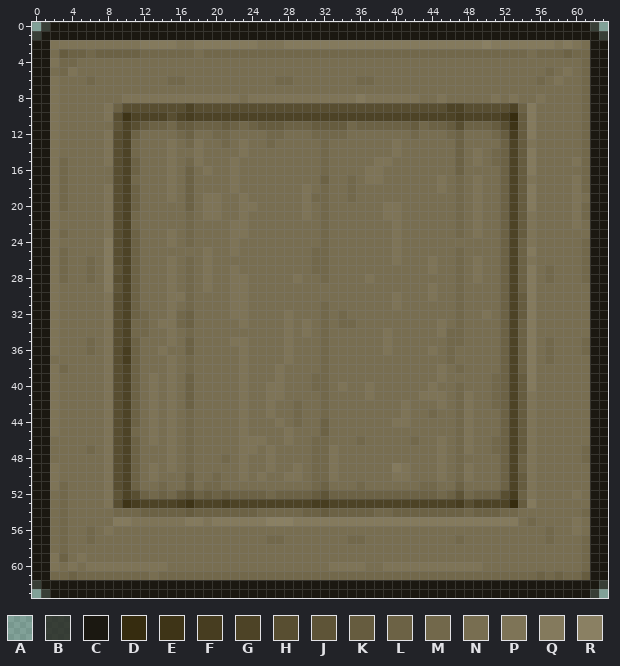
Two versions of one pixel-art sprite, unityproject/Assets/Sprites/Crates/Standard.png. Above: the version before the commit.
The file is 64x64 pixels. Colours within 5 levels of each other are drawn and written as one.
Palette (. is transparent): A #1b18112c  B #1b1811c3  C #1b1811  D #362c0f  E #3e3417  F #473d20  G #4d4326  H #584e31  J #5e5437  K #665c3f  L #6c6245  M #72684b  N #786e51  P #7e7457  Q #847a5d  R #8a8063
Pixels before, first column x 0:
 0 ABCCCCCCCCCCCCCCCCCCCCCCCCCCCCCCCCCCCCCCCCCCCCCCCCCCCCCCCCCCCCBA
 1 BCCCCCCCCCCCCCCCCCCCCCCCCCCCCCCCCCCCCCCCCCCCCCCCCCCCCCCCCCCCCCCB
 2 CCPPPPPPPPPPQQQQPPQQQQQQQPPPQQQQQQQQQQQQQQQQQQQQQQRQQQQQQQPQPNCC
 3 CCNKLLMLLLLLMMMMMMNMMMMMMMMMMMMMMMMMMMMMMMMMMMMMMMMMMMMNMMMLMMCC
 4 CCPMMNNNNNNNNNNNNNNNNNNNNNNNNNNNNNNNNNNNNNNNNNNNNNNNNNNNNNNNNMCC
 5 CCNMPNNNNNNNNNNNNNNNNNNNNNNNNNNNNNNNNNNNNNNNNNNNNNNNNNNNNMNPNMCC
 6 CCPNNNMNNNNNNNNMMNNNNNNNNNNMMNNNNNNNMMNNNNNNNNNNNNNNNNNNMNPNNMCC
 7 CCPNNNNNNNNNNNNNNNNNNNNNNNNNNNNNNNNNNNNNNNNNNNNNNNNNNNNNNNNNNMCC
 8 CCPNNNNNNNPPPPPPPPPPPPPNPPPPPPPPPPPPQPPPPPPNNPNNNNNPNPNNPNNNNMCC
 9 CCPNNNNNPLHHHHHHHGHHHHHHHHHHHHHHHHHHHHHHHHHHHHGGHHHHHGLQNNNNNMCC
10 CCPNNNNNPHEGGGGHGFGGGGGGGGGGGGGGGGGGGGGGGGGGGGGFGGGGFDKQNNNNNMCC
11 CCPNNNNNNJGHKLLMKKLLLKLMLKKKLLLKKKKMLLLLLLKMLLKHLLLKHEKQNNNNNMCC
12 CCPNNNNNPHGLNNNNMLNNMMNNNNMMNNNMMMMNNNNNNNMNNNMLNNNMKFKQNNNNNMCC
13 CCPNNNNNPHGMNNNPNMPNNMNPNNMNNNNNMNNNNNNNPNNNNNNLNNNNLGKPNNNNNMCC
14 CCPNNNNNPHGMNNNPNNPNNNNPNNNNNNNNMNNNNNNNPNNNNNNLNPNMLGKQNNNNNMCC
15 CCPMNNNNPHGLNNNPNMPNNNPNNNNNNNNNMNNNNNPPNNNNNNNLNPNMLGKQNNNNPMCC
16 CCPMNNNNNHGLNNNPNLNPNNPNNNNNNNNNMNNNNPPNNNNNNNNLNNNNLGKQNNNNNMCC
17 CCPMNNNNNHGMNNNPNLNNNNPNNNNNNNNNLNNMNPPNNNNNNPNMNPNNLGKPNNNNPMCC
18 CCPMNNNNPHGLNNNPNLNNNNPNNNNNNNPNMNNMNNNNNNNNNPNMNPNNLGKQNNNNPMCC
19 CCPMNNNNPHGLNNNPNLNPPNNPNNNNNNPMMNNMNNNNNNNNNNNMNPNNLGKQNNNNPNCC
20 CCPMNNNNPHGLNNNNNLNPPNNPPNNNNNPNMNNNNNNPPNNNNNNMNPNNLGKQNNNNPMCC
21 CCPNNNNNPHGMNNNNNMNPPNNPNNNNNNPNMNNNNNNPPNNNNNNMNPNNLGKPNNNNPMCC
22 CCPNNNNNPHGMNNNNNMNNNNPPNNNNNNNNMNNNNNNNPNNNNNNMNPNNLGKPNNNNPNCC
23 CCPMNNNNPHGLNNNPNMNNNNPPNNNNNNNNMNNNNNNNPNNNNNNMNPNNLGKPNNNNNNCC
24 CCPNNNNNQHGLNNNPNMNNNNPNNNNNNNNNMNNNNNNNPNNNNNNNNNNNLGLPNNNNNMCC
25 CCPMNNNNQHGLNNNNNNNPNNPNNNNNNNNMMNNNNNNNPNNNNNNMNNNNLGLQNNNNNMCC
26 CCPMNNMNQHGLNNNPNMNPNNNNNNNNNNNMMNNNNNNNPNNNPNNMNPNNLGLPNNNNNMCC
27 CCPMNNMNQJGLNNNPNMNPNNPNNNNNNNNMMNNNNNNNNNNNPNNMNPNNLGLQNMNNNMCC
28 CCPMNNMNQHGLNNNPNMNPNNPPNNNNNPNNMNNNNPNNNNNNNNNMNPNNLGLQNMNNNMCC
29 CCPNNNNNQJGLNNNPNMNPNNPPNNNNNNNNNNNNNNNNNNNNPNNMNNNNLGLQNNNNNNCC
30 CCPNNNNNPHGLNNNPPMNNNNPPNNNNNNNNNNNNNNNNPNNNPNNMNNNNLGKQNNNNNNCC
31 CCPNNNNNPHGLNNNPNMNNNNPPNNNNNNNNMNNNNNNNPNNNNNNMNNNNLGKQNNNNNNCC
32 CCPNNNNNPHGLMNNPMLNNNNPPNNNNPNNNMNMNNNNNNNNNNNNMNNPNLGKQNNNNNNCC
33 CCPNNNNNPHGMMNPPMLNNNNNPNNNNPNPNMNMMNNNNNNNNNPNMNNNNLGLQNNNNNNCC
34 CCPNNNNNPHGMMNNPNMNNNNNNNNNNPNPNMNNNNNNPNNNNNPMMNNNNLGLQNNNNNNCC
35 CCPNNNMNPHGLNNNPNLNNNNPPNNNNPNNNMNNNNNNPNNNNNNMMNNNNLGLQNMNNNMCC
36 CCPNNNMNPHFLNNPNNLNNNNNPNNNNPNNNMNNNNNNPNNNNPNMNNNNNLGLQNMNNNMCC
37 CCNNNNNNPHFLNNNPNMNNNNNPNNNNPNNNMNNNNNNNNNNNNNMNNNNNLGLQNMNNNNCC
38 CCPMNNNNPHGLNNNPNMNNNNNPNNNPNNNNMNNNNNNNNNNNNPNMNNNNLGLQNNNNNNCC
39 CCPNNNNNPHGLNPNPNLNNNNNPNNNPNNNMMNNNNNNNNNNNNPNNNNNMLGKQNNNNNNCC
40 CCPNNNNNPHGLNPNPNLNNNNNPNNPPNNNMMNPNNPNNNNNNPNNMNNNMLGKQNNNNNNCC
41 CCPNNNNNPHGLNPNPNLNNNNNPNNPPNNNNMNNNNPNNNNNPPPNMPNNMLGKPNNNNNNCC
42 CCPNNNNNPHGLNPNPNLNNNNNPNNPNNMNNMNNNNNNNNPNNNPNMPNNMLGKPNNNNNNCC
43 CCPNNNNNPHGLNPNPNMNNNNNPNNPNNMNNMNNNNNNNNPNNMNNMPNNNLGKPNNNNNNCC
44 CCPNNNNNPHGLNPNPNMNNNNNPNNNPNMNNLNNNNNNNPPNNNNNMPNNNLGKPNNNNNNCC
45 CCPNNNNNPHGMNPNPNMNNNNNPNNNNPNNNLNNNNNNNNNNNNNNMPNNNLGKPNNNNNNCC
46 CCNNNNNNPHGLNPNPNMNNNNNPPPNNPNNMMNNNMNNNNNMNNPNMPNNMLGKPNNNNNNCC
47 CCNNNNMNPHGLNNNPNMNNNNNPPNPNNNNMMPNNNNNNNNNNNPNMPNNMLGKPNNNNNMCC
48 CCNNNNNNPHGLNNNPNMNNNMNPNNPNNNNMMPNNNNNNNNNNNPNMNNNNLGLPNNNNNMCC
49 CCPNNNNNPHGLNPNPNMNNNNNPNNPNNPNMMPNNNNNNQPNNNPNMPNNNLGLPNNNNNNCC
50 CCPNNNNNPHGLNPNNNLNNMNNPNPNNPPNMMPNNNNNNPPNNNPNMPNNNLGKPNNNNNNCC
51 CCPMNNNNPHGLNNMNNLNMMNNNNNNNNNNMLNNNMNNNNNNMMNNLNNNNLGKPNNNNNNCC
52 CCNMNNNNPJGHLMLMKJLKLKLLLLMLLLLKJLLLLLLLLLLLLMLJMLLLHFLPNNNNPNCC
53 CCNMNNNNPHEFGGGGFEGGGFGGGGGGGGGFFGGGGGGGGGGGGGGFHGGGGDKQNNNNNNCC
54 CCNMNNNNNMMMLLLLLKLLLLLLLMMMMMLLKLLLLLMMLLLLLLLLMLLLMMNNNNNNNMCC
55 CCNMNNNNNQQPPPPPPQQPQQQQQQRRRQQQQQQQQQQQQQQQQQQQQQQQQQNMNNNNPNCC
56 CCNMNNMNPNNNNNNNNNNNNNNNNNNNNNNNNNNNNNNNNNNNNNNNNNNNNNNNNMNNPNCC
57 CCNMNNMNNNNNNNNNNNNNNNNNNNMMNNNNNNNMMNNNNNNNNNNMNNNNNNNNNMNNNMCC
58 CCNMNNNNNNNNNNNNNNNNNNNNNNNNNNNNNNNNNNNNNNNNNNNNNNNNNNNNNNNNNMCC
59 CCPLNPNNNNNNNNNNNNNNNNNNNNNNNNNNNNNNNNNNNNNNNNNNNNNNNNNNNNNNNMCC
60 CCPNPNPPPPPPPPPNNNNNNNNNNNNNNNNNNPPPPNNPPPPPPPPPPPNNNNNNNNNNNMCC
61 CCMMLMMMMMMMMNMMMMMMMMMMMMMMMMMMMMMMMMMMMMMMMMMMMMMMMMMMLMLMMKCC
62 BCCCCCCCCCCCCCCCCCCCCCCCCCCCCCCCCCCCCCCCCCCCCCCCCCCCCCCCCCCCCCCB
63 ABCCCCCCCCCCCCCCCCCCCCCCCCCCCCCCCCCCCCCCCCCCCCCCCCCCCCCCCCCCCCBA
The same view after the edit:
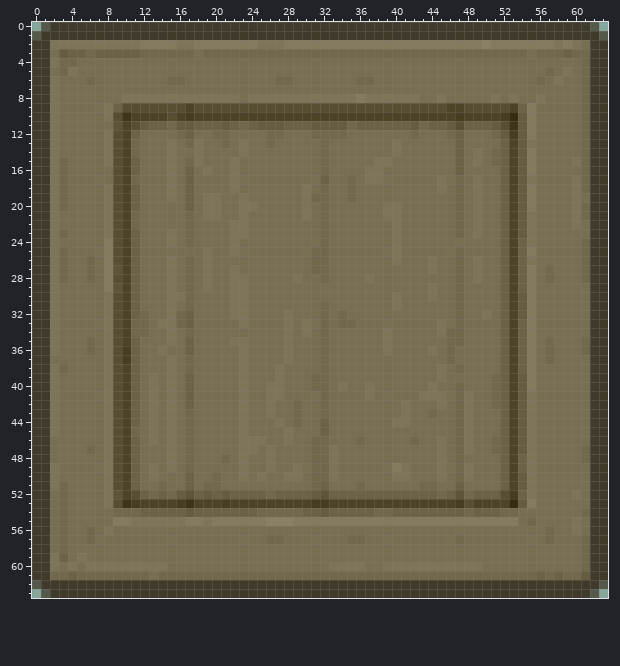
The exact change:
Colour A changes from #1b18112c to #403a2a2c.
Colour B changes from #1b1811c3 to #403a2ac3.
Colour C changes from #1b1811 to #403a2a.
Boxes around the changes in both pictures, in picture pixels (x1, y1, x2, y2):
changed: (32, 22, 608, 598)
